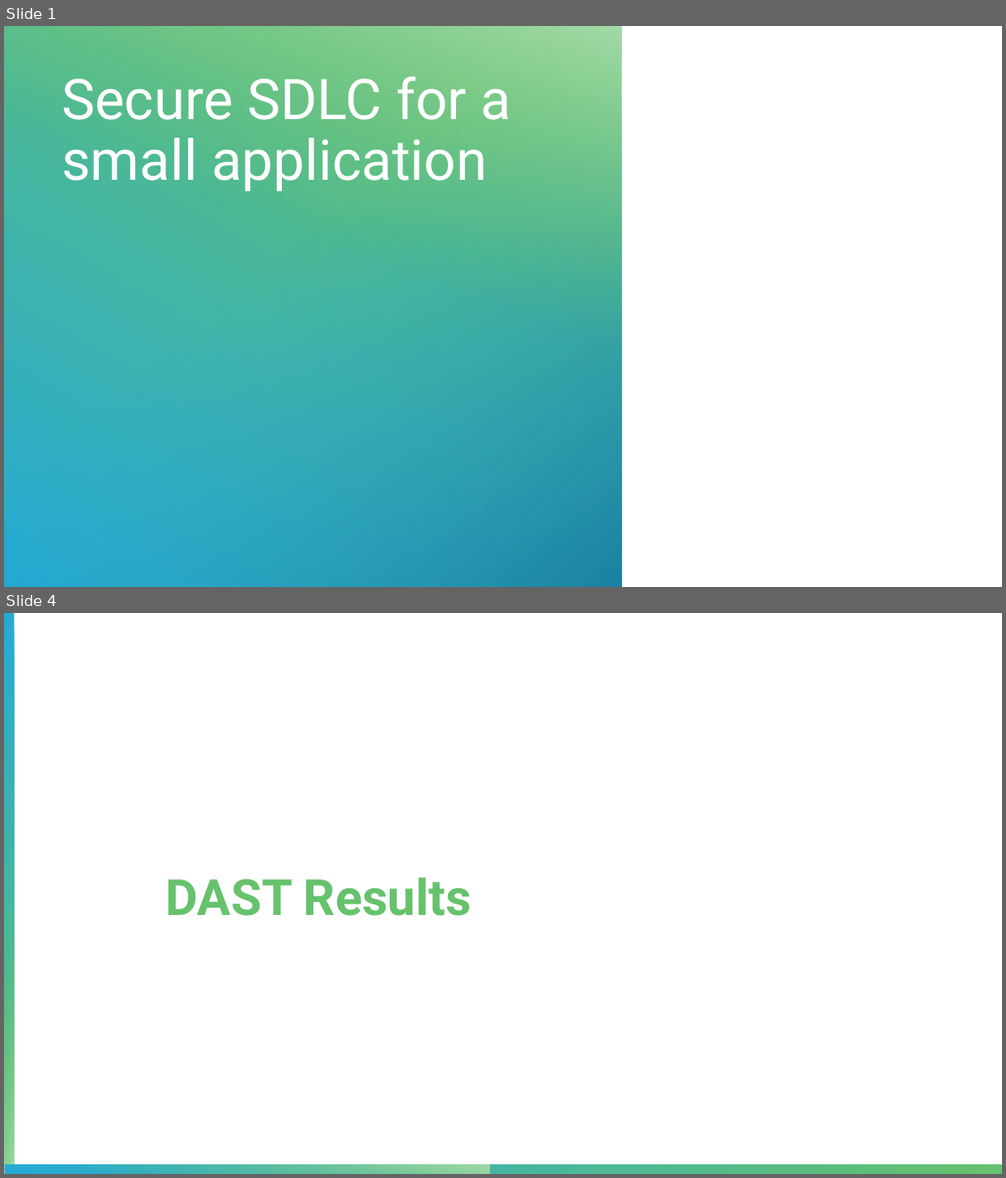
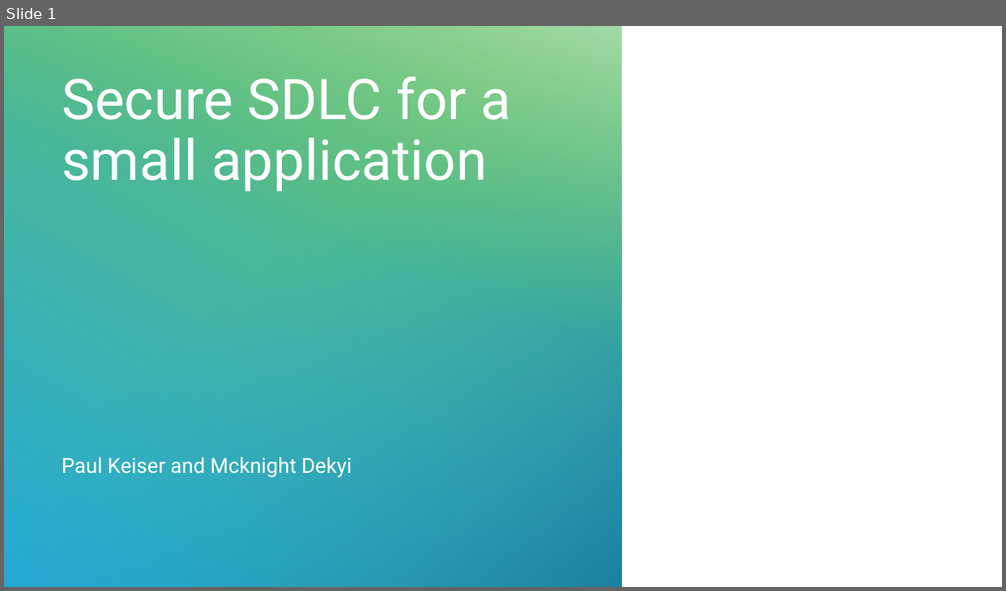
Before and after one commit to PaullyDK/DevSecOpsProjOne, a slide deck: Presentation/proj1.pptx. Shown one above the other, each under a label of ours: slides 1 and 4 before the commit, slide 1 after it; the slides between them are not shown. The pictures are 1006x1178 and 1006x591 pixels, drawn with LibreOffice and Linux fonts; fonts in the diff are those of the drawing; background and template pictures are left out. Boxes give left, top, right and bottom in pixels: in the first picture for what was removed or moved away, otherwise in the second. Text is boxed around its words. In the diff, an @@ line names an element or a change of style, - is before the commit and + after.

```diff
--- a/Presentation/proj1.pptx
+++ b/Presentation/proj1.pptx
@@ slide 4 removed at [4,613,1002,1174], background #FFFFFF @@
@@ rectangle removed at [4,613,14,1174] @@
@@ text removed at [165,878,471,916] @@
-DAST Results
@@ rectangle removed at [4,902,14,1174] @@
@@ rectangle removed at [5,1165,1002,1174] @@
@@ rectangle removed at [5,1165,489,1174] @@
@@ slide 1 changed as well @@
@@ subtitle added at [62,457,351,478], 20 pt, text #FFFFFF @@
+Paul Keiser and Mcknight Dekyi
```
Also in this commit, not shown: 1 other slide changed, 1 slide added, 3 other slides removed, 3 other files.
